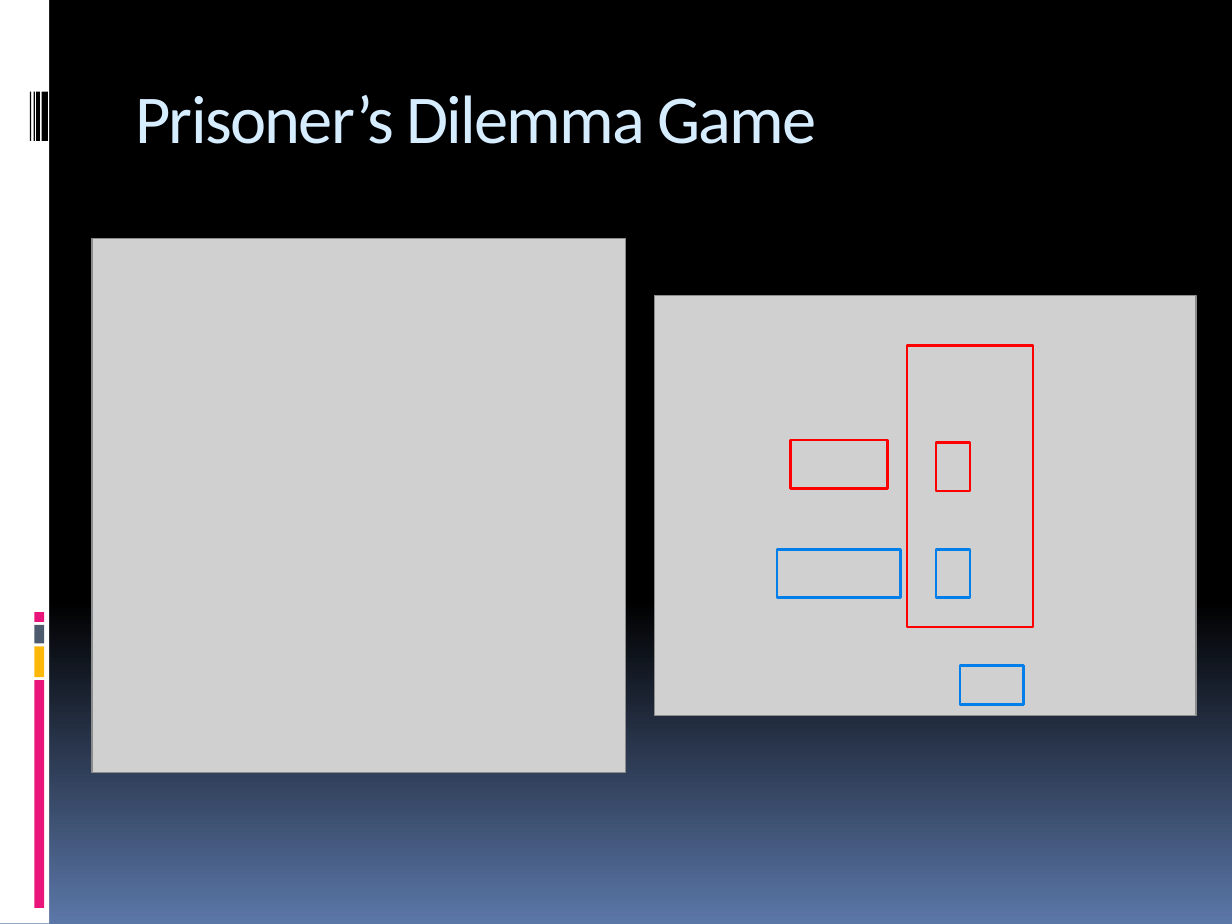
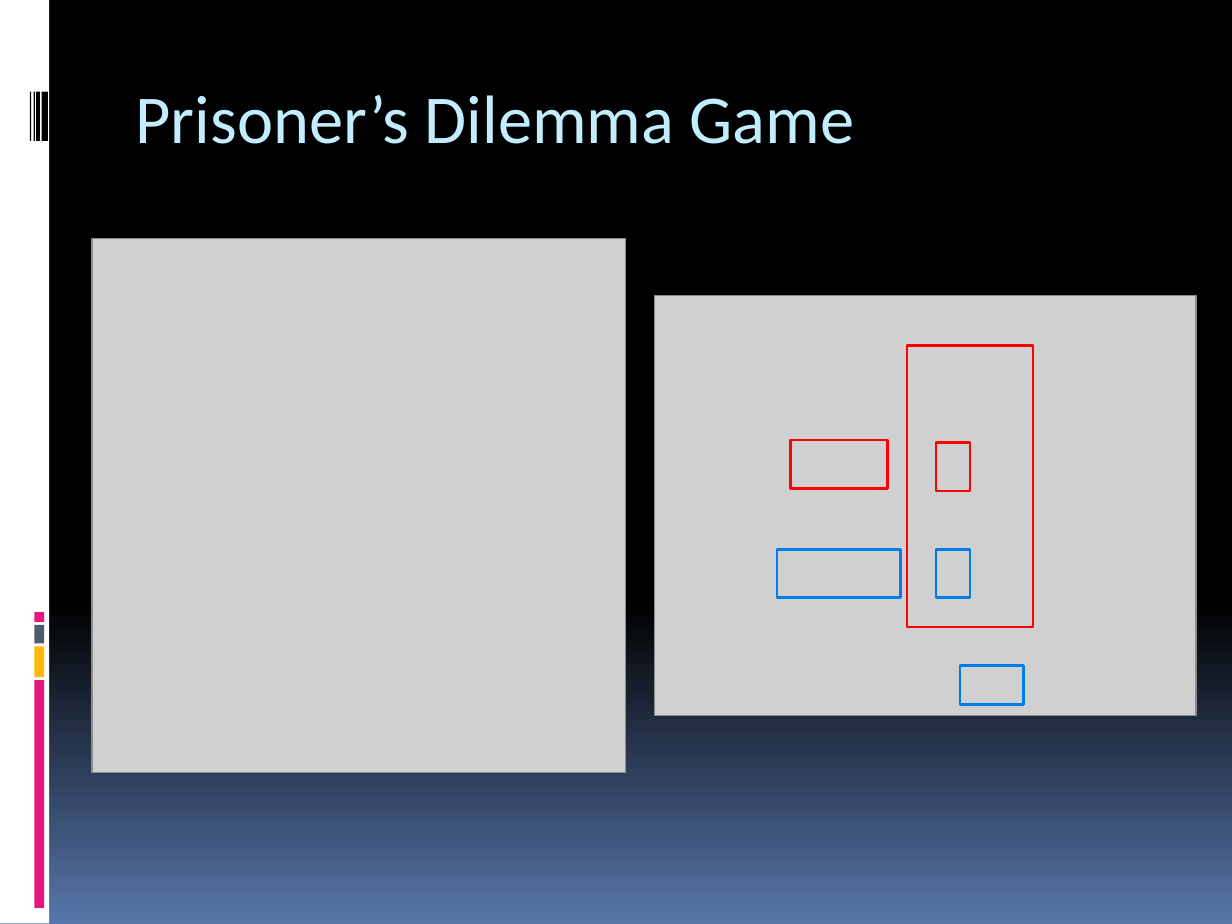
Before and after one commit to pec0ra/cooperation, a slide deck: slide 2 of presentation/presentation.pptx. Drawn at 1232x924 pixels with LibreOffice and Linux fonts; fonts in the diff are those of the drawing; grey boxes stand for pictures. Boxes give left, top, right and bottom in pixels: in the first picture for what was removed or moved away, otherwise in the second. Text is boxed around its words. In the diff, an @@ line names an element or a change of style, - is before the commit and + after.

```diff
--- a/presentation/presentation.pptx
+++ b/presentation/presentation.pptx
@@ background gradient #000000 to #5B77A8 to gradient #000000 to #5676AA @@
@@ title "Prisoner’s Dilemma Game" at (x1=136, y1=95, x2=854, y2=144): text colour #D6ECFF to #C1EDFF, letter spacing -1 to 0 pt @@
```
Also in this commit, not shown: 12 other slides changed, 5 slides added, 3 slides removed.
